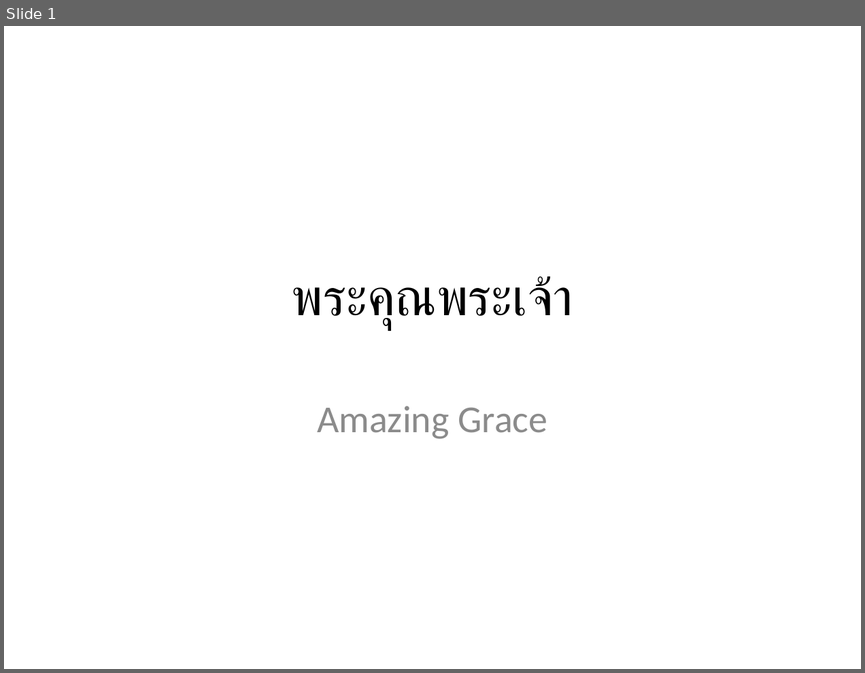
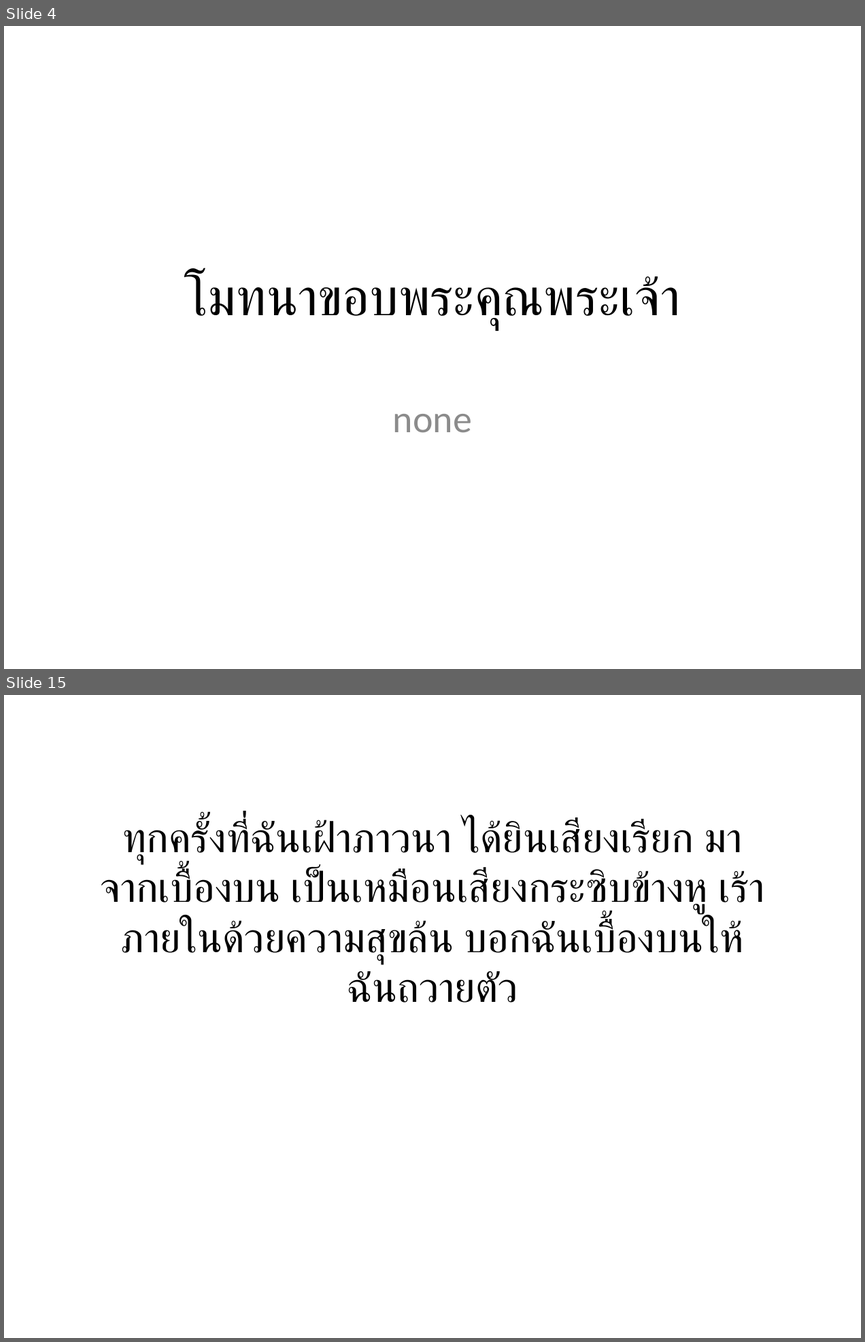
Before and after one commit to mightmay/songpptcreator, a slide deck: finishedppt/WorshipSongs.pptx. Shown one above the other, each under a label of ours: slide 1 before the commit, slides 4 and 15 after it; the slides between them are not shown. The pictures are 865x673 and 865x1342 pixels, drawn with LibreOffice and Linux fonts; fonts in the diff are those of the drawing. Boxes give left, top, right and bottom in pixels: in the first picture for what was removed or moved away, otherwise in the second. Text is boxed around its words. In the diff, an @@ line names an element or a change of style, - is before the commit and + after.

```diff
--- a/finishedppt/WorshipSongs.pptx
+++ b/finishedppt/WorshipSongs.pptx
@@ slide 15 added at <box>4,695,861,1338</box>, background #FFFFFF @@
@@ text added at <box>100,819,765,1002</box>, 35 pt, text #000000 @@
+ทุกครั้งที่ฉันเฝ้าภาวนา ได้ยินเสียงเรียก มาจากเบื้องบน เป็นเหมือนเสียงกระซิบข้างหู เร้าภายในด้วยความสุขล้น บอกฉันเบื้องบนให้ฉันถวายตัว
@@ what was slide 1 is now slide 4 @@
@@ slide 4 changed as well @@
@@ title at <box>184,274,680,329</box>: text changed @@
-พระคุณพระเจ้า
+โมทนาขอบพระคุณพระเจ้า
@@ subtitle at <box>393,414,472,433</box>: text changed @@
-Amazing Grace
+none
```
Also in this commit, not shown: 14 other slides added, 12 slides removed, 4 other files.
